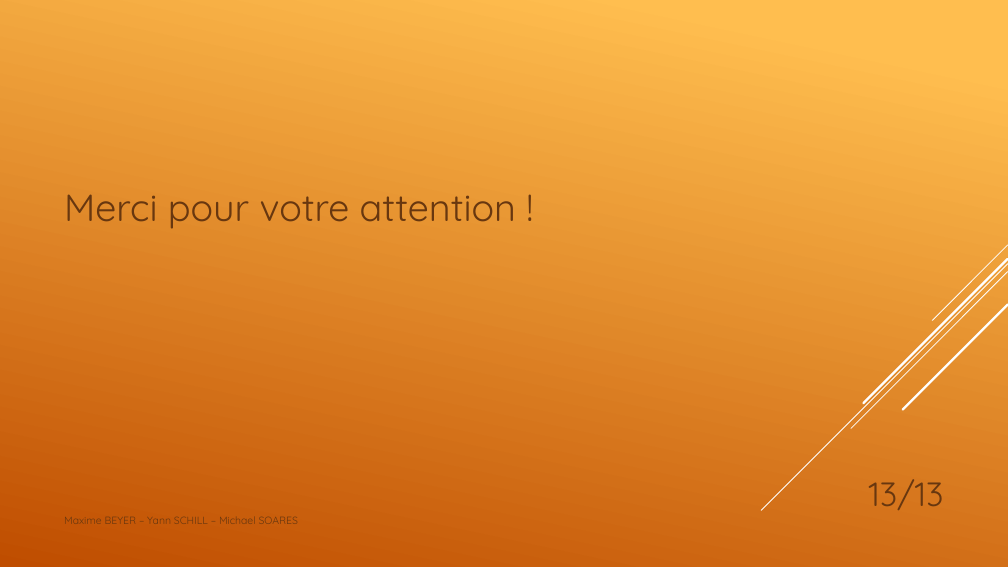
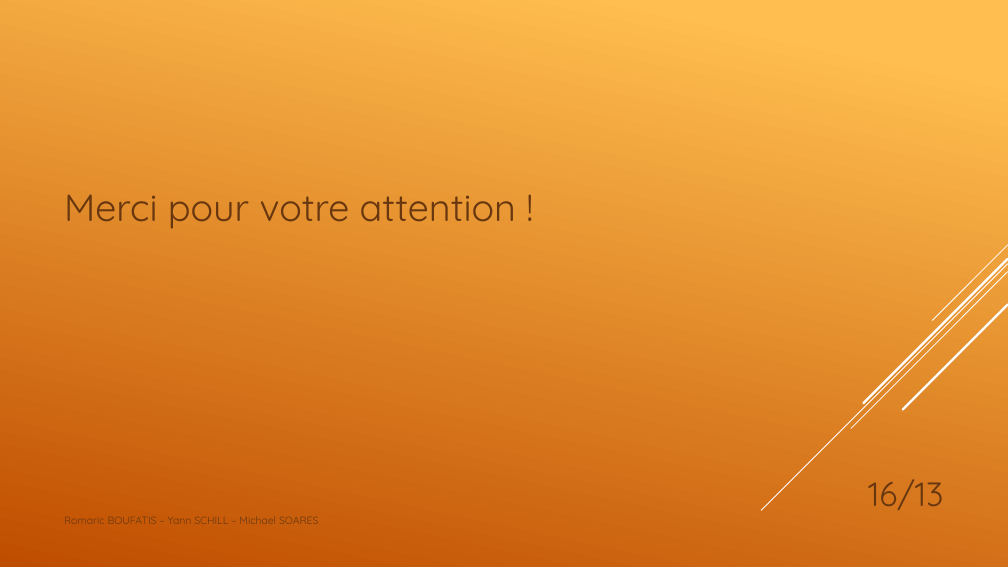
Before and after one commit to Azzur/Game-GaG, a slide deck: slide 16 of PPT.pptx (slide 13 before the commit). Drawn at 1008x567 pixels with LibreOffice and Linux fonts; fonts in the diff are those of the drawing; background and template pictures are left out. Boxes give left, top, right and bottom in pixels: in the first picture for what was removed or moved away, otherwise in the second. Text is boxed around its words. In the diff, an @@ line names an element or a change of style, - is before the commit and + after.

```diff
--- a/PPT.pptx
+++ b/PPT.pptx
@@ page number at (868, 479, 943, 510): text changed @@
-13/13
+16/13
@@ text at (64, 516, 318, 524): text changed @@
-Maxime BEYER – Yann SCHILL – Michael SOARES
+Romaric BOUFATIS – Yann SCHILL – Michael SOARES
```
Also in this commit, not shown: 12 other slides changed, 3 slides added.
